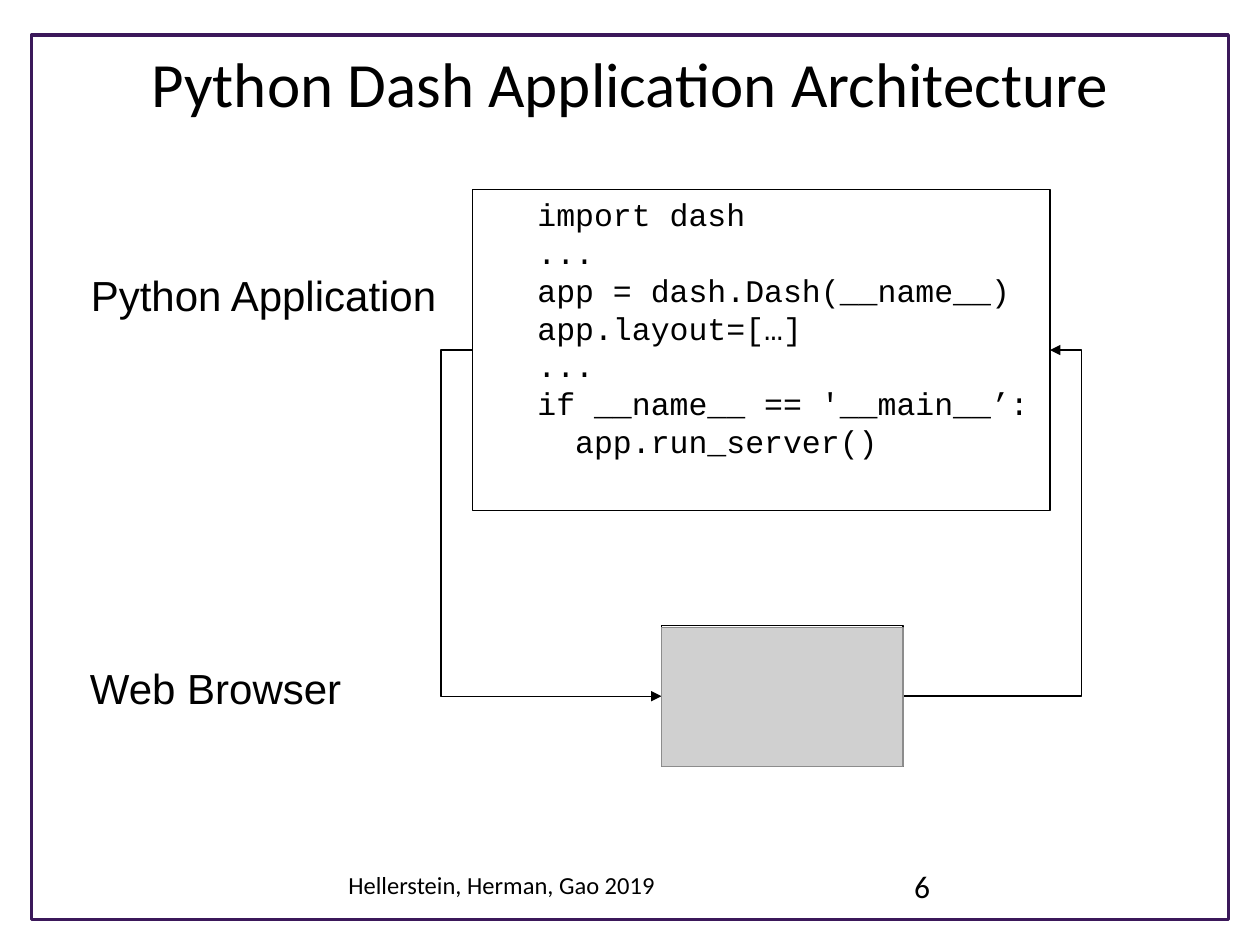
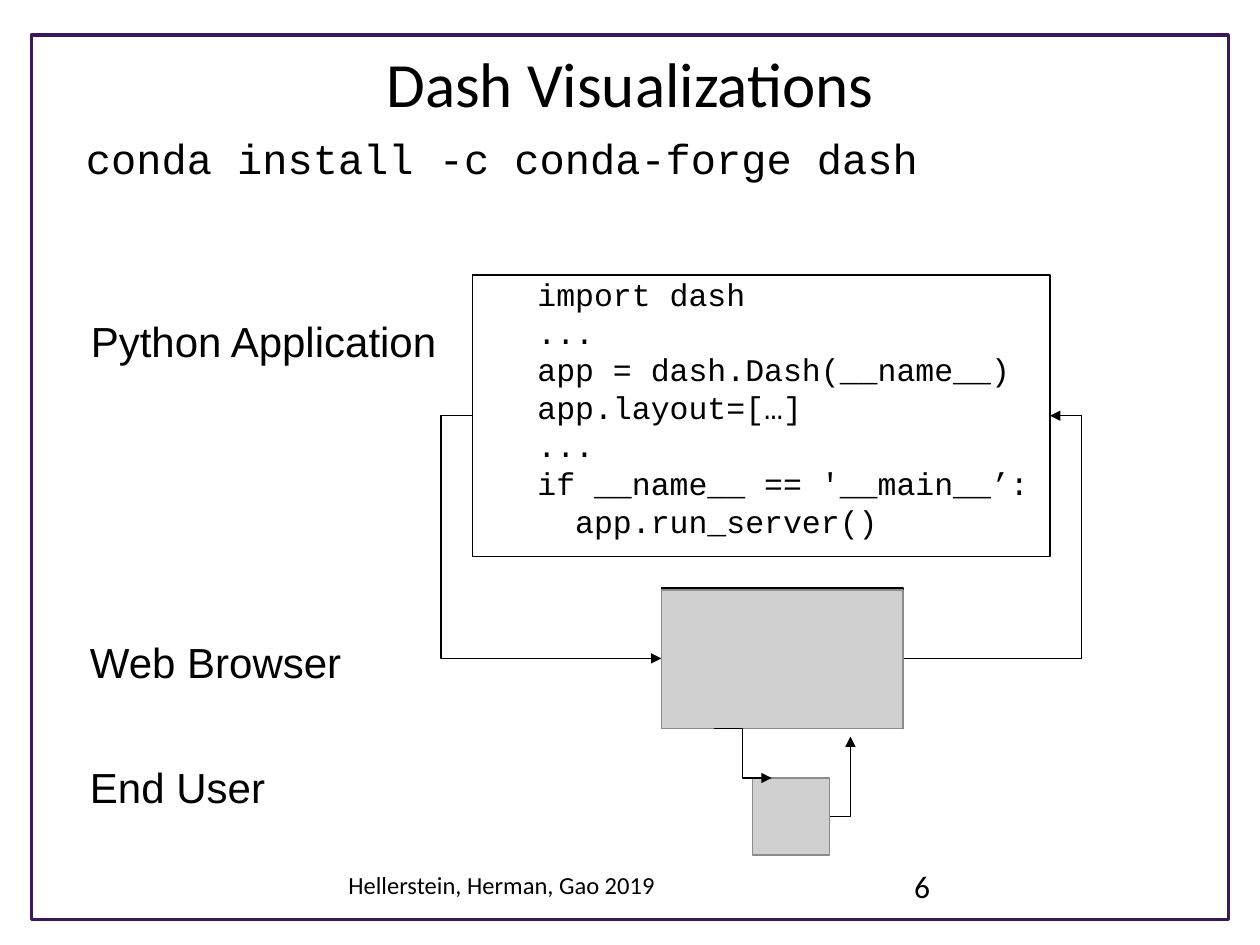
Before and after one commit to UWSEDS/LectureNotes, a slide deck: slide 6 of DASH_visualizations/DASH Visualizations.pptx. Drawn at 1260x945 pixels with LibreOffice and Linux fonts; fonts in the diff are those of the drawing; grey boxes stand for pictures; background and template pictures are left out. Boxes give left, top, right and bottom in pixels: in the first picture for what was removed or moved away, otherwise in the second. Text is boxed around its words. In the diff, an @@ line names an element or a change of style, - is before the commit and + after.

Commit message:
Update Dash slides.

```diff
--- a/DASH_visualizations/DASH Visualizations.pptx
+++ b/DASH_visualizations/DASH Visualizations.pptx
@@ title at [386,63,873,108]: text changed @@
-Python Dash Application Architecture
+Dash Visualizations
@@ text added at [86,143,918,183], 24 pt, text #000000 @@
+conda install -c conda-forge dash
@@ text "import dash": place and size @@
-text "import dash" at [537,203,1029,460]
+text "import dash" at [537,283,1029,540]
@@ rectangle: place and size @@
-rectangle at [472,189,1050,510]
+rectangle at [472,275,1050,556]
@@ text "Python Application": place and size @@
-text "Python Application" at [91,280,436,320]
+text "Python Application" at [91,326,436,366]
@@ elbow arrow moved from (472, 350) - (662, 697) to (472, 416) - (662, 658) @@
@@ elbow arrow moved from (903, 697) - (1050, 350) to (903, 658) - (1050, 416) @@
@@ picture: place and size @@
-picture at [662,627,903,766]
+picture at [662,590,903,728]
@@ rectangle: place and size @@
-rectangle at [662,626,903,767]
+rectangle at [662,588,903,730]
@@ text "Web Browser": place and size @@
-text "Web Browser" at [90,673,341,705]
+text "Web Browser" at [90,647,341,679]
@@ elbow arrow added from (714, 728) to (771, 779), #000000 0.75 pt @@
@@ elbow arrow added from (829, 816) to (850, 737), #000000 0.75 pt @@
@@ text added at [90,772,265,804], 24 pt, text #000000 @@
+End User
@@ picture added at [752,779,829,856] @@
```
Also in this commit, not shown: 3 other slides changed, 2 slides added.
